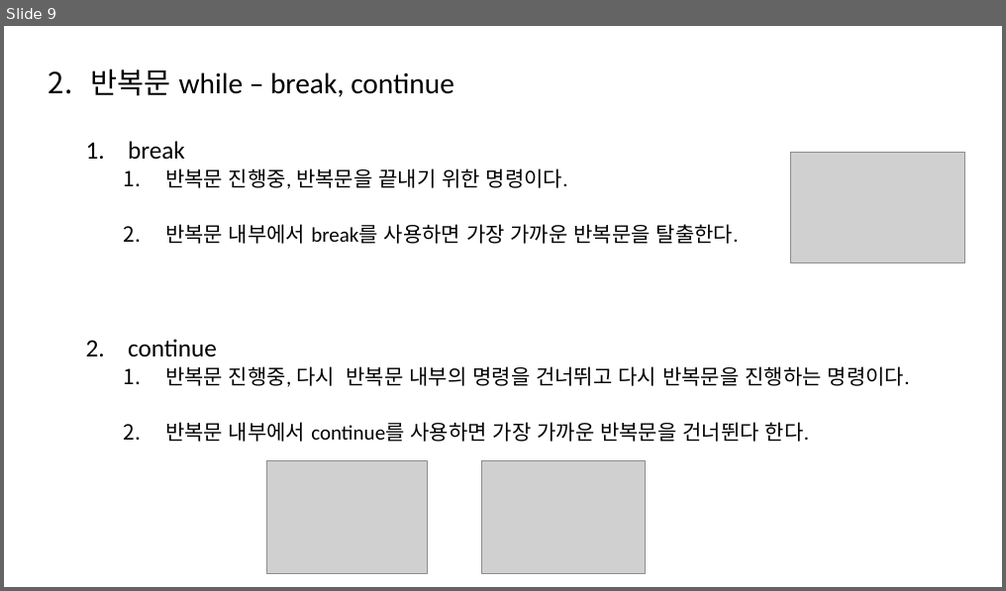
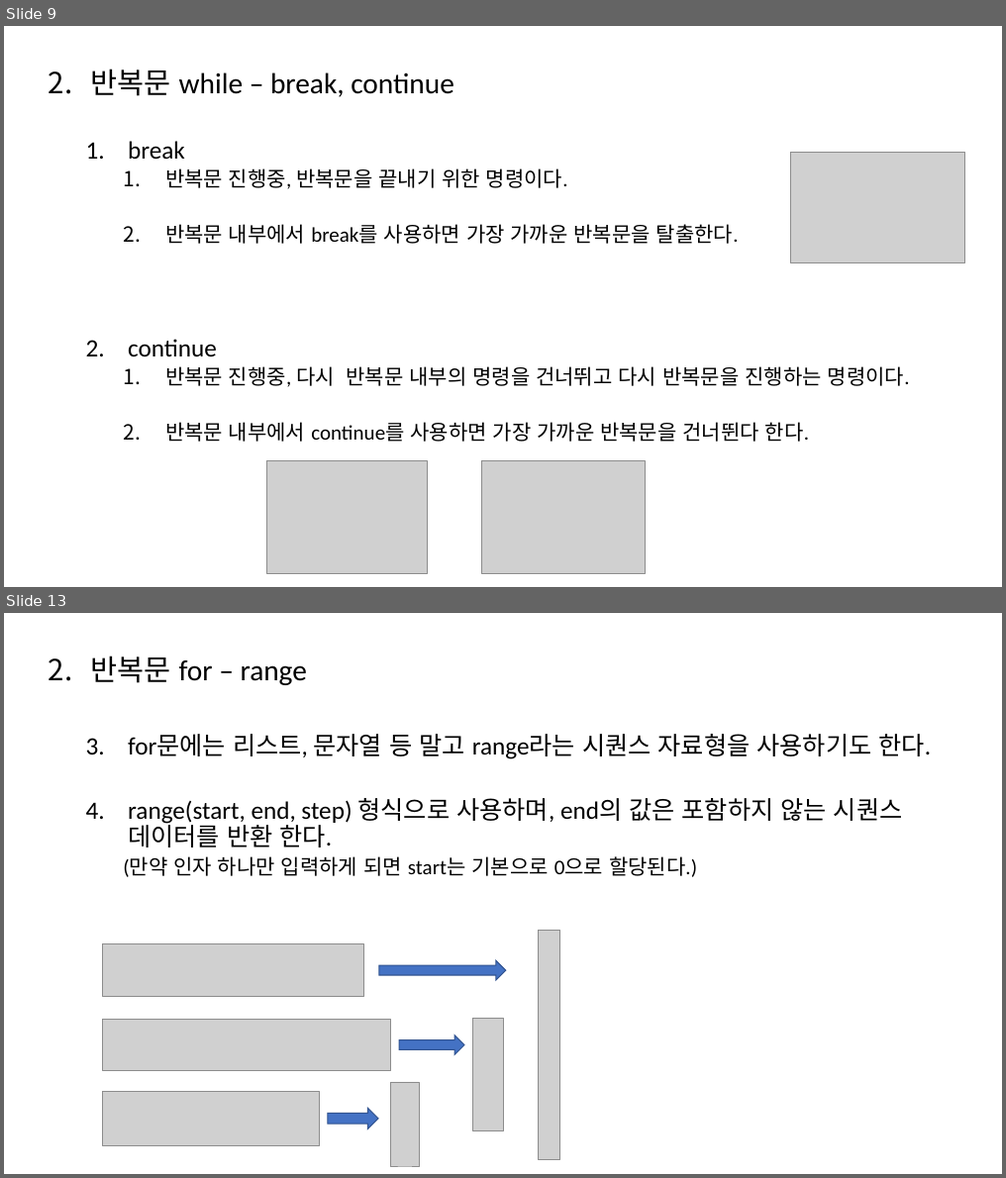
Before and after one commit to Cho-Hyeon-Sang/python, a slide deck: 2_ControlStatement/python_제어문.pptx. Shown one above the other, each under a label of ours: slide 9 before the commit, slides 9 and 13 after it; the slides between them are not shown. The pictures are 1006x591 and 1006x1178 pixels, drawn with LibreOffice and Linux fonts; fonts in the diff are those of the drawing; grey boxes stand for pictures. Boxes give left, top, right and bottom in pixels: in the first picture for what was removed or moved away, otherwise in the second. Text is boxed around its words. In the diff, an @@ line names an element or a change of style, - is before the commit and + after.

```diff
--- a/2_ControlStatement/python_제어문.pptx
+++ b/2_ControlStatement/python_제어문.pptx
@@ slide 13 added at <box>4,613,1002,1174</box>, background #FFFFFF @@
@@ text added at <box>90,656,932,877</box>, 24 pt, text #000000 @@
+2. 반복문 for – range
+  3. for문에는 리스트, 문자열 등 말고 range라는 시퀀스 자료형을 사용하기도 한다.
+  4. range(start, end, step) 형식으로 사용하며, end의 값은 포함하지 않는 시퀀스 데이터를 반환 한다.
+    (만약 인자 하나만 입력하게 되면 start는 기본으로 0으로 할당된다.)
@@ picture added at <box>539,931,560,1160</box> @@
@@ picture added at <box>103,945,364,996</box> @@
@@ right arrow added at <box>379,961,506,980</box>, fill #4472C4, outline #325491 1 pt @@
@@ picture added at <box>103,1020,391,1070</box> @@
@@ picture added at <box>472,1018,503,1131</box> @@
@@ right arrow added at <box>399,1035,464,1055</box>, fill #4472C4, outline #325491 1 pt @@
@@ picture added at <box>391,1082,420,1166</box> @@
@@ picture added at <box>103,1091,319,1147</box> @@
@@ right arrow added at <box>328,1109,378,1130</box>, fill #4472C4, outline #325491 1 pt @@
```
Also in this commit, not shown: 2 slides changed, 4 other slides added, 1 slide removed.
